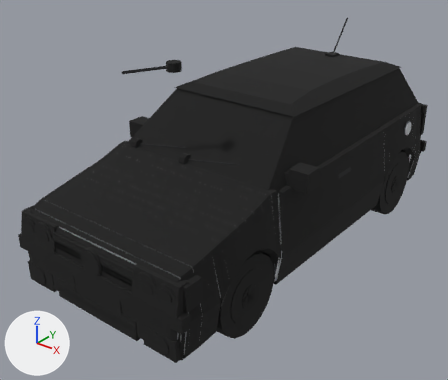
What one commit did to the FBX model Modeller/Binalar/Arac_polo_6n2.fbx.
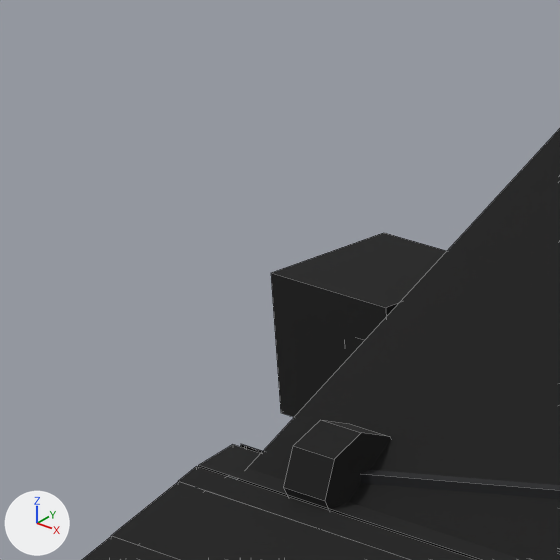
The first picture shows the older version from a 50 mm camera at (2.99, -4.16, 2.94) aimed at (-0.1, -0.3, 0.54). The close-ups show the older and then the newer version on the part from 22% to 36% of the width and 23% to 40% of the height of that picture. Only the edits that show in the close-ups are written down. The axes (+X, +Y, +Z) are drawn at lower left. The lights are the same throughout. The close-ups show mesh edges as thin lines. Where no turn or scale is listed for an object, it has been applied to the vertices. Vertices at exactly the same position are counted once.

Names of what the first close-up shows: 'Arac_polo_6n2', 'Silecek_Sag'.
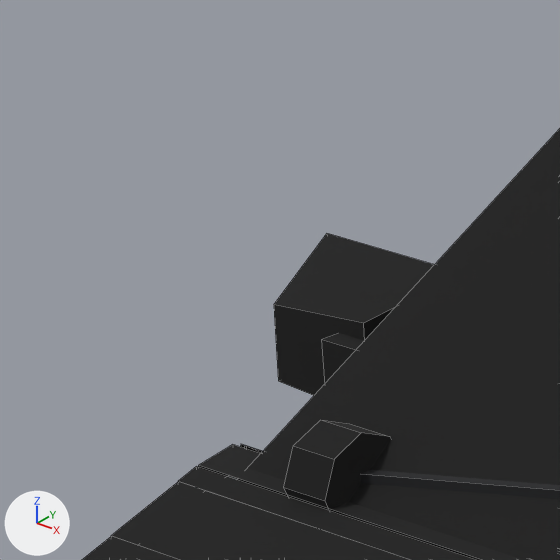
Scene script edits in JSON lines:
```json
{"block": "me_arac_polo_6n2", "where": "# used by ob_arac_polo_6n2; location = (0.0, 0.0, 0.0)"}
{"op": "remove", "block": "me_arac_polo_6n2", "code": "me_arac_polo_6n2.from_pydata(...)  # 2762 vertices, 2465 faces; spans x -0.92..0.92, y -1.91..1.9, z 0.11..1.78"}
{"op": "add", "block": "me_arac_polo_6n2", "code": "me_arac_polo_6n2.from_pydata(...)  # 2762 vertices, 2416 faces; spans x -0.97..0.97, y -1.91..1.9, z 0.11..1.78"}
{"block": "me_arac_polo_6n2", "change": "me_arac_polo_6n2 part 1: a new loose piece, a box spanning x -0.835..-0.735, y -0.633..-0.537, z 0.965..1.045, in mat_cizgi_141414 (black #141414)"}
{"block": "me_arac_polo_6n2", "change": "me_arac_polo_6n2 part 2: the loose piece of 8 vertices spanning x -0.92..-0.76, y -0.61..-0.45, z 0.94..1.09 is rebuilt with 8 vertices and now spans x -0.97..-0.78, y -0.61..-0.49, z 0.94..1.09"}
{"block": "me_arac_polo_6n2", "change": "other edits to the shape of me_arac_polo_6n2 do not show in these pictures"}
```

Boxes (x1, y1, x2, y2) around the edits, measured in the close-ups (560 x 560 px):
```json
{"part": 1, "of": "me_arac_polo_6n2", "change": "added", "after": [321, 333, 364, 384], "on screen": "black"}
{"part": 2, "of": "me_arac_polo_6n2", "change": "rebuilt", "before": [271, 233, 447, 417], "after": [274, 233, 434, 395]}
```
